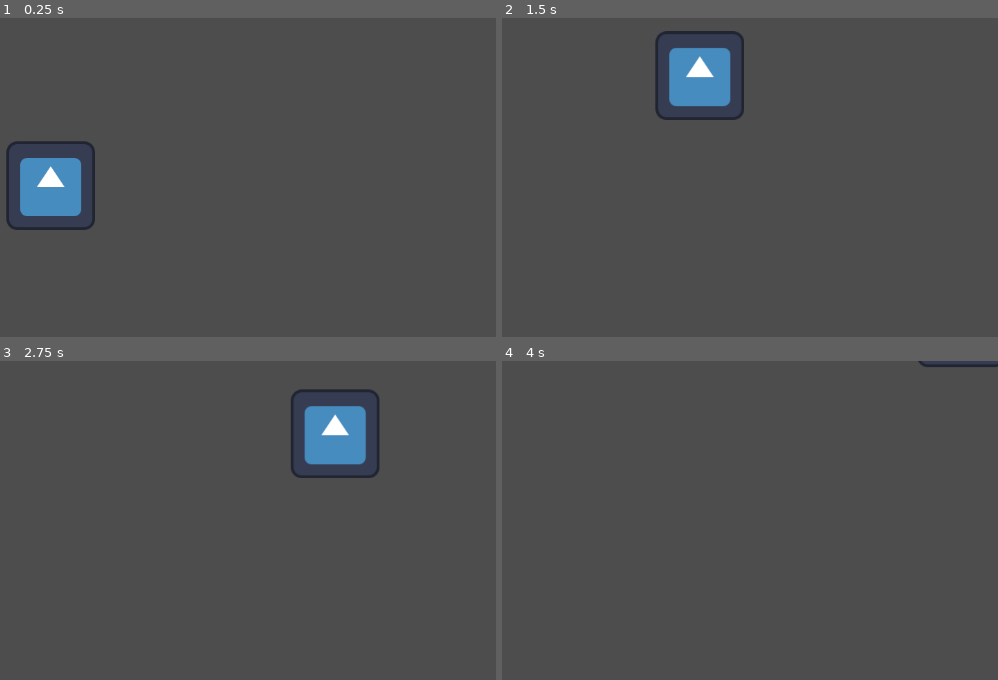
Above: before the commit, frames 1-4 (two rows, left to right).
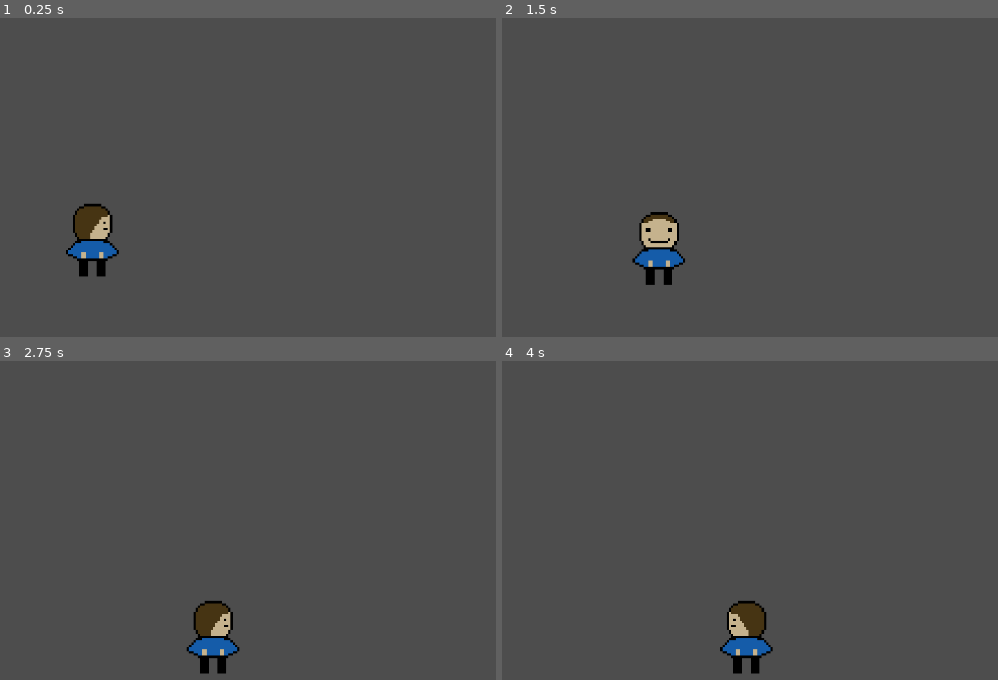
Above: after the commit, the same moments.

Repository: yehorscode/sacrifice
Game: Godot game, scene res://Scenes/node_2d.tscn
The game is run twice, just before and just after one commit, with the same random seed, the same clock (stepped at 60 frames per second) and the same inputs. The engine's default icon, where the game draws it, is replaced by a stand-in: a white triangle on a blue panel in a dark square.
Inputs:
- Up to frame 1 (0.25 s): no input
- Up to frame 2 (1.5 s): tap Enter at 0.5 s; hold D (D_Right) 0.53-1.28 s; hold W (W_Foward) 0.53-1.28 s; hold S (S_Backwards) from 1.28 s (still down); tap W (W_Foward) at 1.35 s
- Up to frame 3 (2.75 s): release S (S_Backwards) at 2.03 s; hold D (D_Right) from 2.03 s (still down); hold W (W_Foward) from 2.03 s (still down)
- Up to frame 4 (4 s): release W (W_Foward) at 2.78 s; tap W (W_Foward) at 2.85 s; release D (D_Right) at 3.53 s; hold A (A_Left) from 3.53 s (still down); hold W (W_Foward) from 3.53 s (still down)

The runs differ from the first frame. In frame 1, 4.3% of the frame differs, in the area x 1-24%, y 38-82%; in frame 2, 4.5%, in the area x 26-49%, y 4-84%; in frame 3, 4.5%; in frame 4, 1.7%.

Commit message:
Updated character movment script
Made character Movement more smooth and made character change sprite image acording to the direction

Diff:
--- a/Scenes/node_2d.tscn
+++ b/Scenes/node_2d.tscn
@@ -1,10 +1,10 @@
 [gd_scene load_steps=4 format=3 uid="uid://c3llcj7nmrpov"]
 
 [ext_resource type="Script" uid="uid://nhfbd6b5kkwr" path="res://Scripts/character_body_2d.gd" id="1_v1qfn"]
-[ext_resource type="Texture2D" uid="uid://x75lm0jwyta2" path="res://Images/icon.svg" id="2_hh5uf"]
+[ext_resource type="Texture2D" uid="uid://djpmym2g2fmla" path="res://Images/Character/Right.png" id="2_v1qfn"]
 
 [sub_resource type="RectangleShape2D" id="RectangleShape2D_epypp"]
-size = Vector2(126, 127)
+size = Vector2(77, 104.5)
 
 [node name="Node2D" type="Node2D"]
 
@@ -12,9 +12,10 @@
 script = ExtResource("1_v1qfn")
 
 [node name="Sprite2D" type="Sprite2D" parent="CharacterBody2D"]
-position = Vector2(510, 242)
-texture = ExtResource("2_hh5uf")
+position = Vector2(571.75, 323.75003)
+scale = Vector2(0.098660655, 0.098660655)
+texture = ExtResource("2_v1qfn")
 
 [node name="CollisionShape2D" type="CollisionShape2D" parent="CharacterBody2D"]
-position = Vector2(510, 242.5)
+position = Vector2(569.5, 322.25)
 shape = SubResource("RectangleShape2D_epypp")
--- a/Scripts/character_body_2d.gd
+++ b/Scripts/character_body_2d.gd
@@ -1,11 +1,48 @@
 extends CharacterBody2D
 
-@export var speed = 400
+@export var grid_size: int = 6
+@export var move_speed: float = 200
 
-func get_input():
-	var input_direction = Input.get_vector("A_Left", "D_Right", "W_Foward", "S_Backwards")
-	velocity = input_direction * speed
+@onready var sprite = $Sprite2D
+
+# Load images from filesystem
+var sprite_up   = load("res://Images/Character/Up.png")
+var sprite_down = load("res://Images/Character/Down.png")
+var sprite_left = load("res://Images/Character/Left.png")
+var sprite_right = load("res://Images/Character/Right.png")
+
+var target_position: Vector2
+var moving: bool = false
+var last_dir: Vector2 = Vector2.ZERO
+
+func _ready():
+	target_position = position
 
 func _physics_process(delta):
-	get_input()
-	move_and_slide()
+	if moving:
+		position = position.move_toward(target_position, move_speed * delta)
+		if position == target_position:
+			moving = false
+	else:
+		handle_input()
+
+func handle_input():
+	var dir = Vector2.ZERO
+
+	if Input.is_action_pressed("D_Right"):
+		dir = Vector2.RIGHT
+		sprite.texture = sprite_right
+	elif Input.is_action_pressed("A_Left"):
+		dir = Vector2.LEFT
+		sprite.texture = sprite_left
+	elif Input.is_action_pressed("W_Foward"):
+		dir = Vector2.UP
+		sprite.texture = sprite_up
+	elif Input.is_action_pressed("S_Backwards"):
+		dir = Vector2.DOWN
+		sprite.texture = sprite_down
+
+	if dir != Vector2.ZERO:
+		last_dir = dir
+		target_position = position + dir * grid_size
+		moving = true
